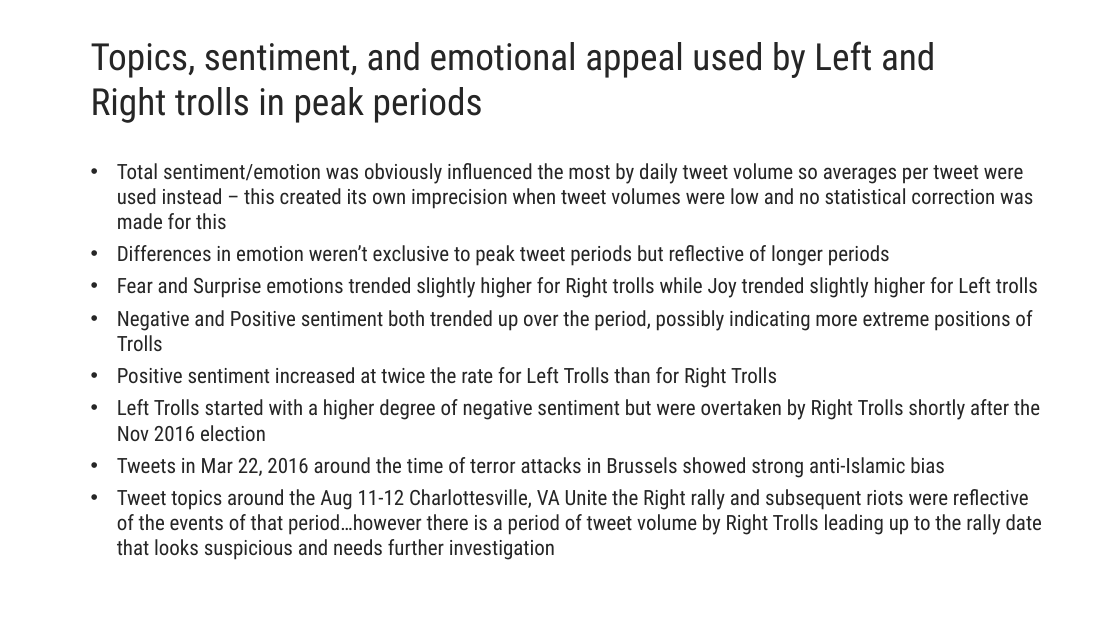
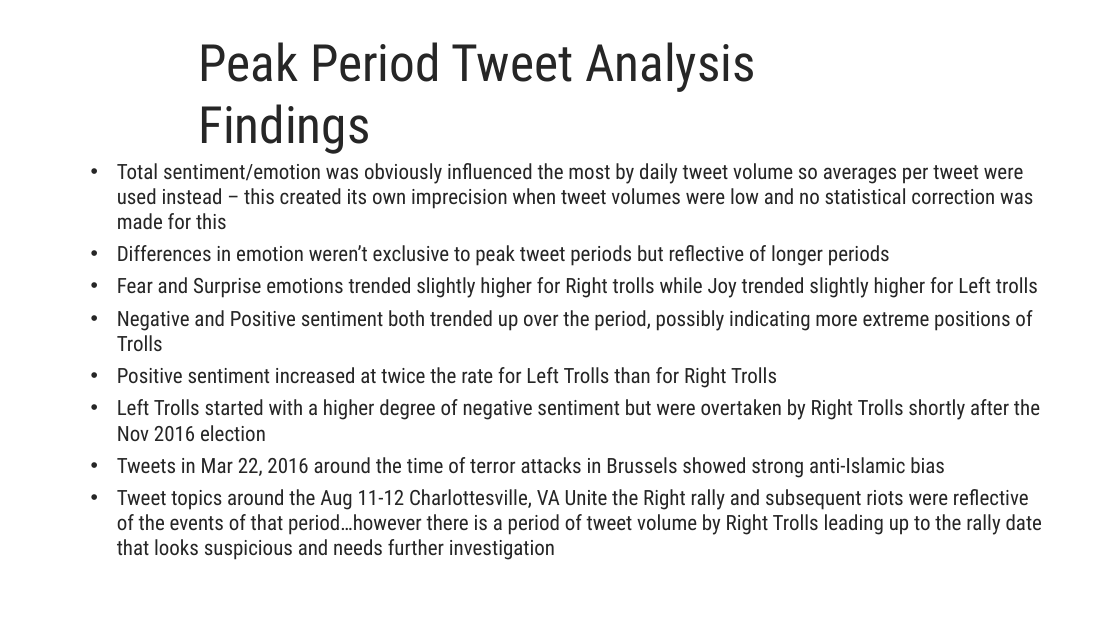
Before and after one commit to qdav/MSDA_Visualization, a slide deck: slide 12 of DA_6233_Final_Presentation.pptx. Drawn at 1120x630 pixels with LibreOffice and Linux fonts; fonts in the diff are those of the drawing. Boxes give left, top, right and bottom in pixels: in the first picture for what was removed or moved away, otherwise in the second. Text is boxed around its words. In the diff, an @@ line names an element or a change of style, - is before the commit and + after.

Commit message:
included slides on for topic-based time category analysis

```diff
--- a/DA_6233_Final_Presentation.pptx
+++ b/DA_6233_Final_Presentation.pptx
@@ text at (198, 42, 756, 154): text changed; size 32 to 44 pt @@
-Topics, sentiment, and emotional appeal used by Left and Right trolls in peak periods
+Peak Period Tweet Analysis Findings
```
Also in this commit, not shown: 5 other slides changed, 6 slides added, 1 slide removed.
